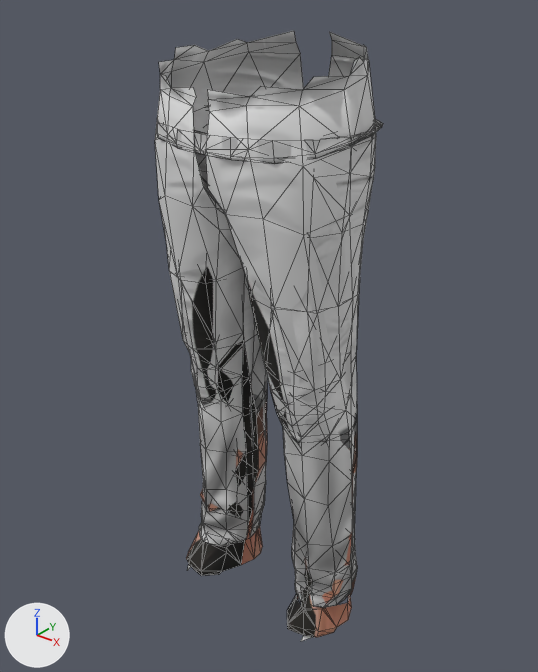
One commit to the glTF model packaging/garment-results/cross-body/andre_casual-to-emma_casual/Trousers/Trousers.glb: the scene before it, then after it.
Rendered twice from a 50 mm camera at (0.709, -0.857, 1.136) aimed at (-0.004, 0.035, 0.583). The axes (+X, +Y, +Z) are drawn at lower left. The lights are the same throughout. The picture after the commit comes second. Mesh edges are drawn as thin lines.

Objects in the first picture: 'Fitted_Trousers', 'Liner_Trousers'.
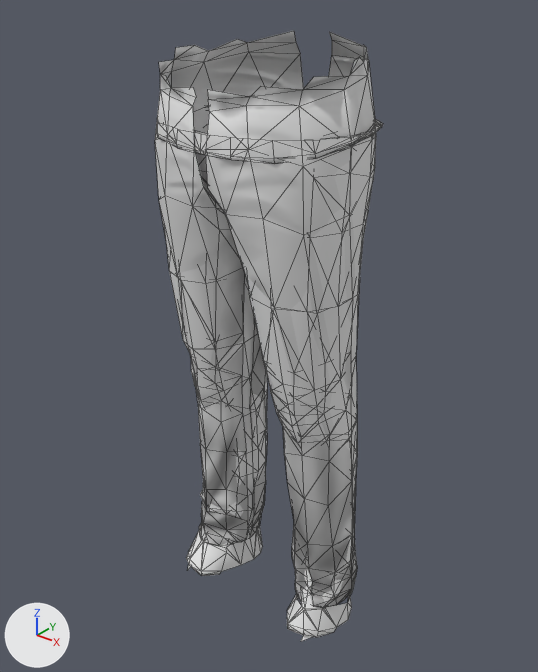
Diff of the bpy script that builds the scene:
```diff
--- a/packaging/garment-results/cross-body/andre_casual-to-emma_casual/Trousers/Trousers.glb.py
+++ b/packaging/garment-results/cross-body/andre_casual-to-emma_casual/Trousers/Trousers.glb.py
@@ mat_liner_fabric @@
+mat_liner_fabric = bpy.data.materials.new('Liner_fabric')
+# nodes: BsdfPrincipled, Mix, OutputMaterial, VertexColor
+# colours: white #e7e7e7, mixed with the vertex colours
@@ me_mesh_024 @@
 me_mesh_024.from_pydata(...)  # 436 vertices, 756 faces; spans x -0.177..0.181, y -0.118..0.15, z 0.024..0.953
-me_mesh_024.materials.append(mat_trousers)
+me_mesh_024.materials.append(mat_liner_fabric)
```

What differs and where, as boxes [x1, y1, x2, y2] in the pictures (538 x 672 px):
'Liner_Trousers', recoloured (lighter): [157, 121, 383, 641] in both
